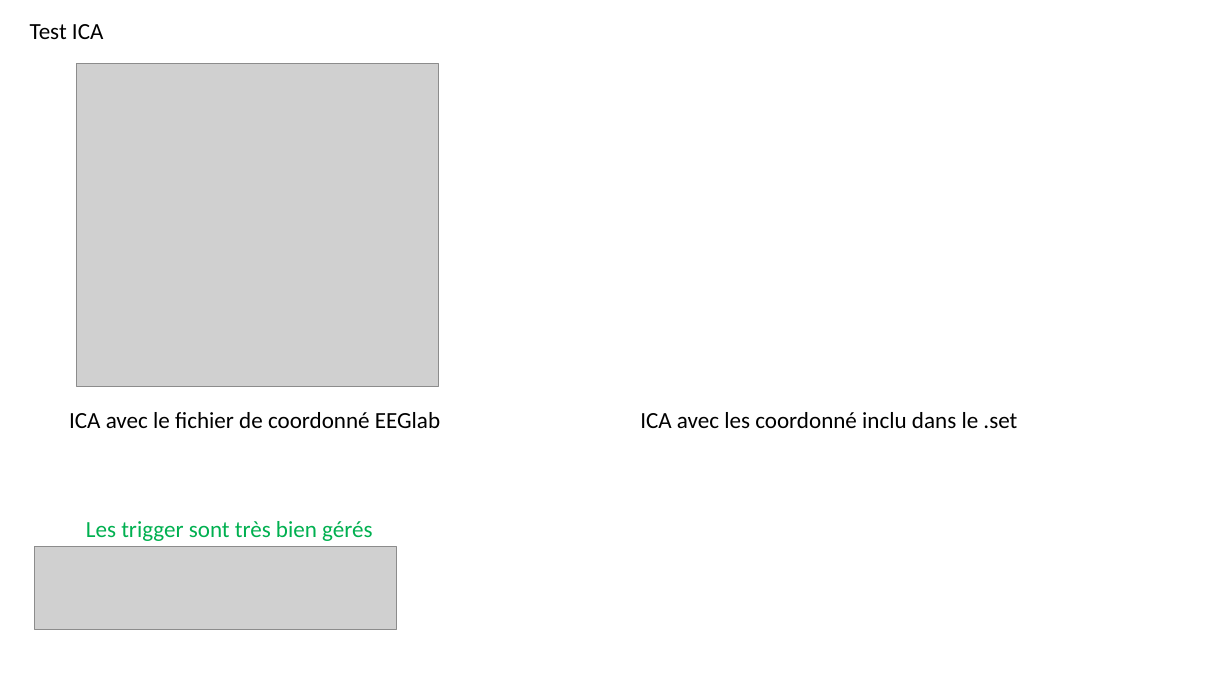
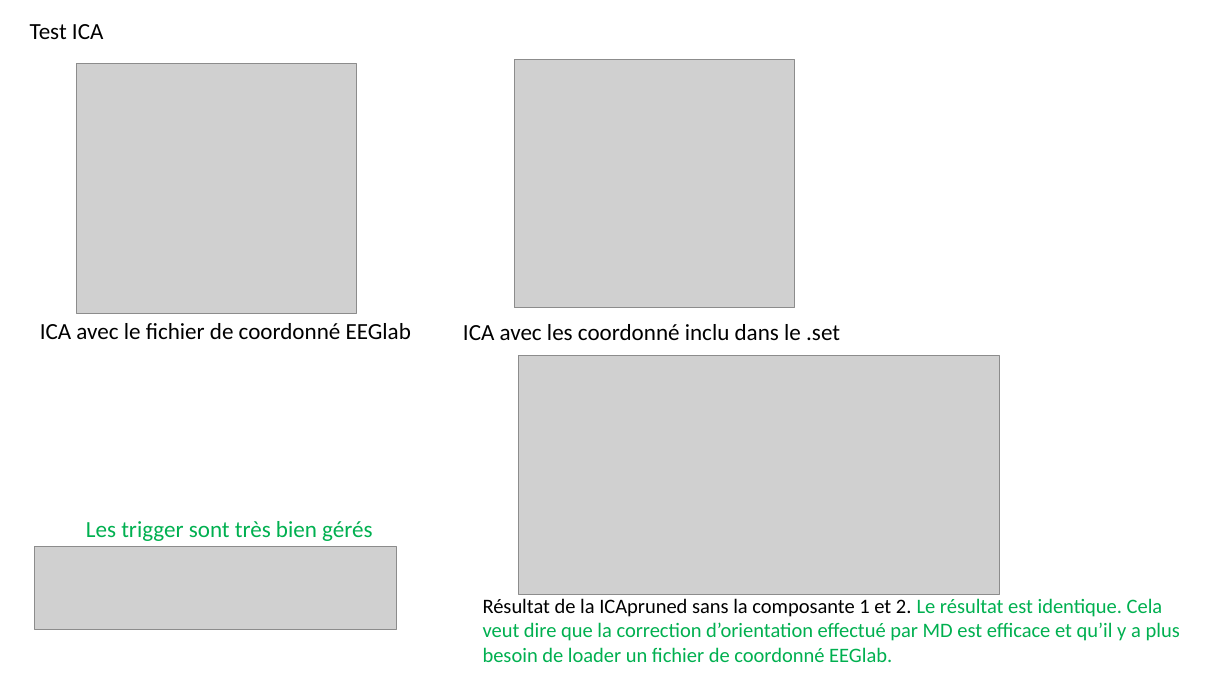
Before and after one commit to DePrettoM/EEGpal, a slide deck: slide 5 of working_doc/Test_EEpal_v1_1_merged.pptx (slide 4 before the commit). Drawn at 1232x693 pixels with LibreOffice and Linux fonts; fonts in the diff are those of the drawing; grey boxes stand for pictures. Boxes give left, top, right and bottom in pixels: in the first picture for what was removed or moved away, otherwise in the second. Text is boxed around its words. In the diff, an @@ line names an element or a change of style, - is before the commit and + after.

```diff
--- a/working_doc/Test_EEpal_v1_1_merged.pptx
+++ b/working_doc/Test_EEpal_v1_1_merged.pptx
@@ picture added at [514,59,795,308] @@
@@ picture: place and size @@
-picture at [77,64,438,386]
+picture at [77,64,356,313]
@@ text "ICA avec le fichier de ...": place and size @@
-text "ICA avec le fichier de ..." at [69,412,440,428]
+text "ICA avec le fichier de ..." at [40,323,411,339]
@@ text "ICA avec les coordonné inclu ...": place and size @@
-text "ICA avec les coordonné inclu ..." at [640,412,1017,428]
+text "ICA avec les coordonné inclu ..." at [463,324,840,340]
@@ picture added at [518,356,999,594] @@
@@ text added at [483,598,1180,662], 16 pt, text #00B050 @@
+Résultat de la ICApruned sans la composante 1 et 2. Le résultat est identique. Cela veut dire que la correction d’orientation effectué par MD est efficace et qu’il y a plus besoin de loader un fichier de coordonné EEGlab.
```
Also in this commit, not shown: 1 other slide changed, 4 slides added, 9 other files.
